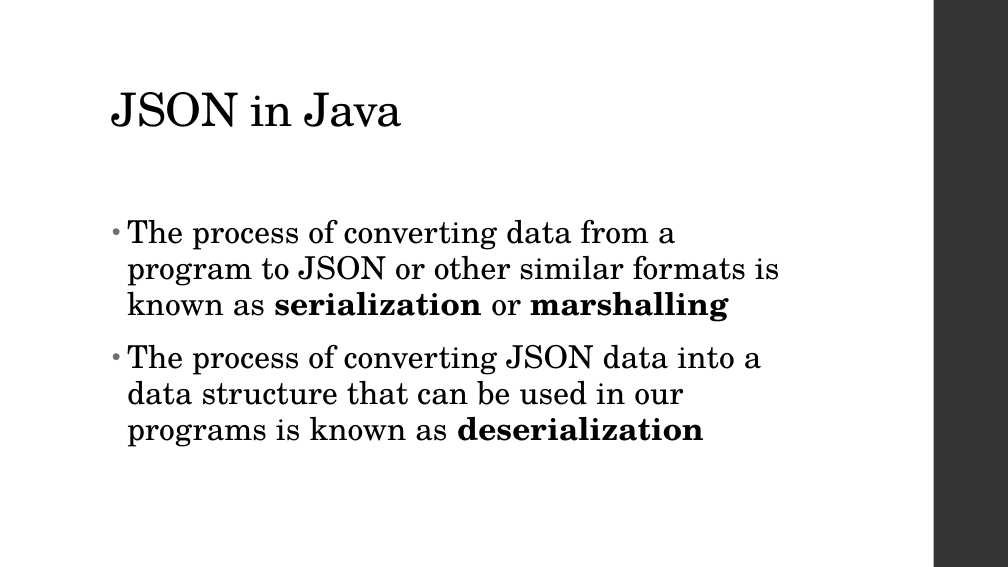
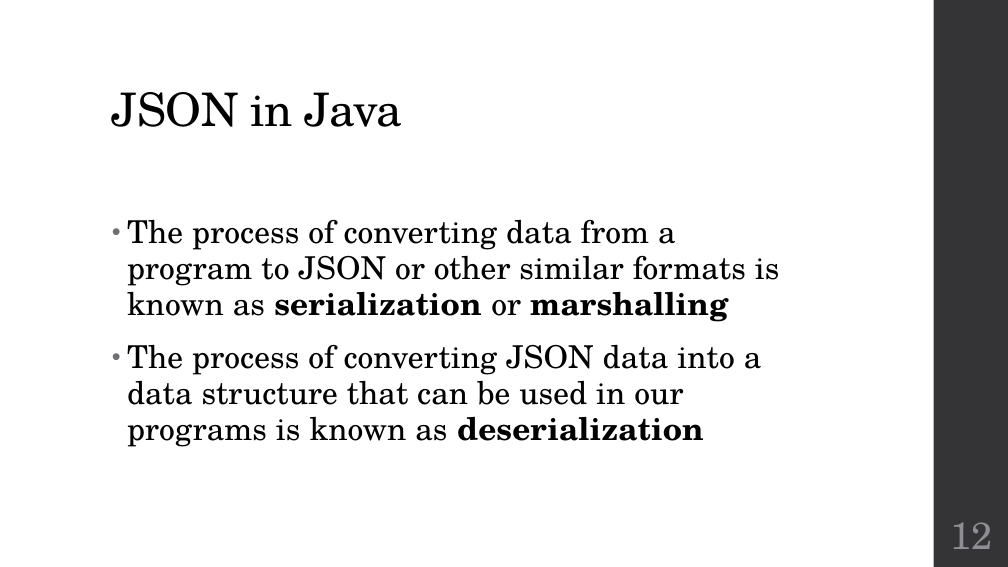
Before and after one commit to zarthur/CSCC-Fundamentals-Android-Notes, a slide deck: slide 12 of week_14/week_14.pptx. Drawn at 1008x567 pixels with LibreOffice and Linux fonts; fonts in the diff are those of the drawing. Boxes give left, top, right and bottom in pixels: in the first picture for what was removed or moved away, otherwise in the second. Text is boxed around its words. In the diff, an @@ line names an element or a change of style, - is before the commit and + after.

```diff
--- a/week_14/week_14.pptx
+++ b/week_14/week_14.pptx
@@ page number added at [950, 522, 992, 549], 36 pt, text #8E8E94 @@
+12
```
Also in this commit, not shown: 15 other slides changed, 1 other file.
